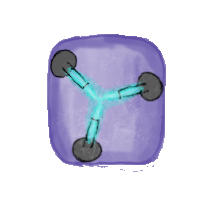
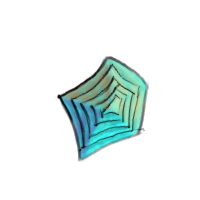
Layer changes from the first w=200, h=200 image to the second:
added layer "mosaic lines" above "shade" over [53, 55, 150, 163]
added layer "shade" above "mosaic color" over [60, 56, 148, 164]
added layer "mosaic color" above "flux capacitor white dust" over [59, 57, 148, 161]
hid "flux capacitor white dust" over [47, 46, 166, 167]
hid "flux capacitor light" over [69, 71, 140, 141]
hid "flux capacitor lines" over [49, 48, 165, 163]
hid "flux capacitor glow" over [59, 66, 147, 150]
hid "flux capacitor color" over [50, 49, 163, 163]
hid "flux cap cover color" over [47, 34, 166, 172]
